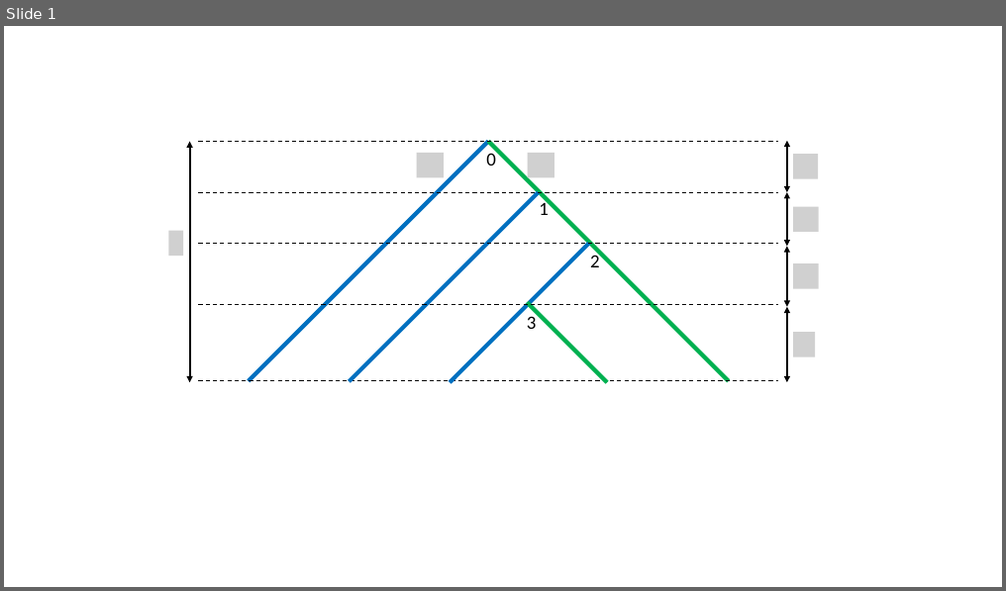
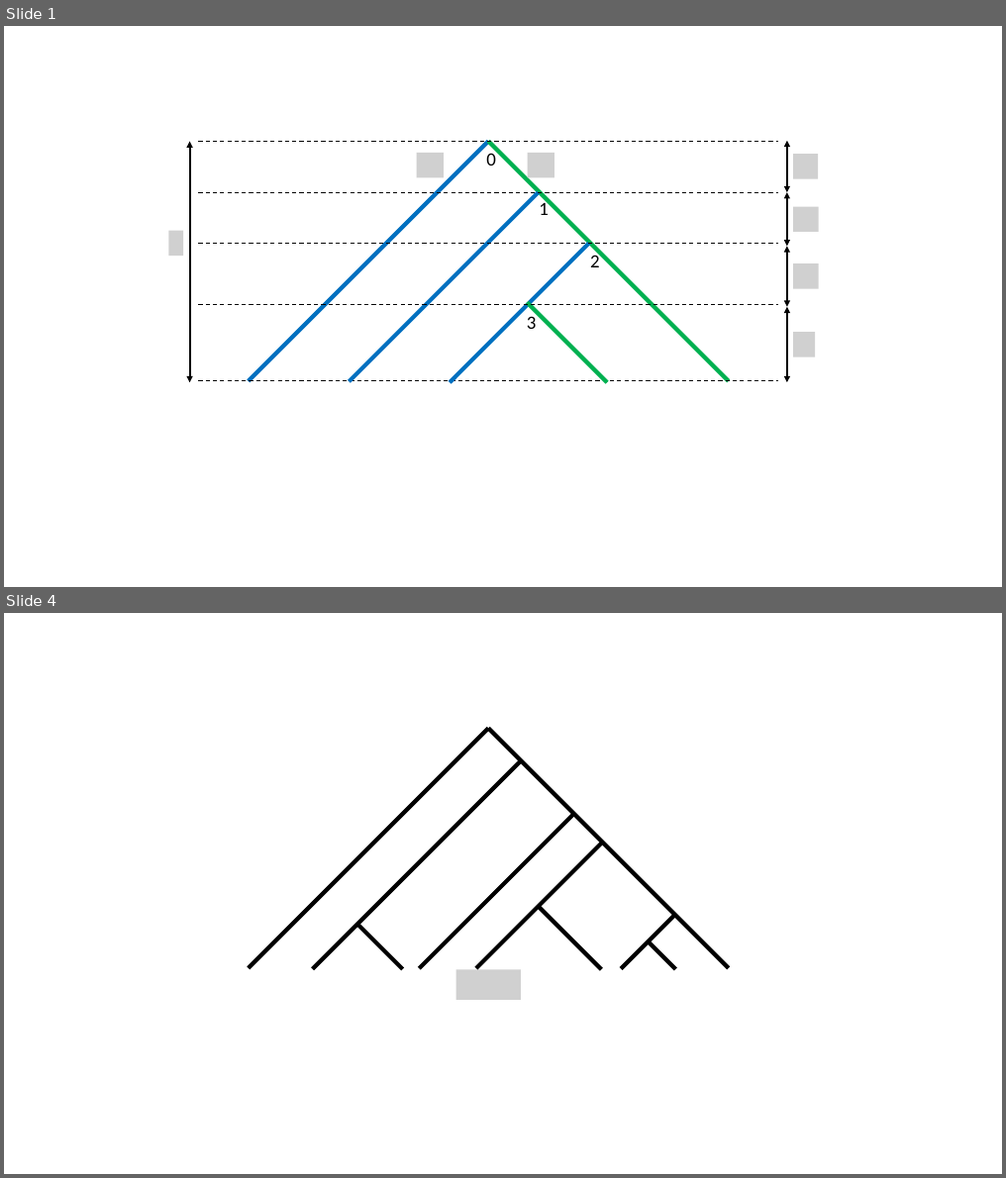
Before and after one commit to niemasd/Dual-Birth-Model, a slide deck: figures/FOR_PAPER/model_figures.pptx. Shown one above the other, each under a label of ours: slide 1 before the commit, slides 1 and 4 after it; the slides between them are not shown. The pictures are 1006x591 and 1006x1178 pixels, drawn with LibreOffice and Linux fonts; fonts in the diff are those of the drawing; grey boxes stand for pictures. Boxes give left, top, right and bottom in pixels: in the first picture for what was removed or moved away, otherwise in the second. Text is boxed around its words. In the diff, an @@ line names an element or a change of style, - is before the commit and + after.

Commit message:
Added figures for tree shape vs. r

```diff
--- a/figures/FOR_PAPER/model_figures.pptx
+++ b/figures/FOR_PAPER/model_figures.pptx
@@ slide 4 added at (x1=4, y1=613, x2=1002, y2=1174), background #FFFFFF @@
@@ line added from (249, 968) to (488, 728), #000000 4 pt @@
@@ line added from (488, 728) to (729, 968), #000000 4 pt @@
@@ line added from (313, 969) to (522, 761), #000000 4 pt @@
@@ line added from (420, 968) to (573, 814), #000000 4 pt @@
@@ line added from (476, 968) to (601, 844), #000000 4 pt @@
@@ line added from (538, 906) to (601, 969), #000000 4 pt @@
@@ line added from (356, 924) to (403, 969), #000000 4 pt @@
@@ line added from (621, 969) to (676, 914), #000000 4 pt @@
@@ line added from (648, 941) to (675, 969), #000000 4 pt @@
@@ picture added at (x1=456, y1=970, x2=522, y2=1000) @@
```
Also in this commit, not shown: 2 other slides added.
